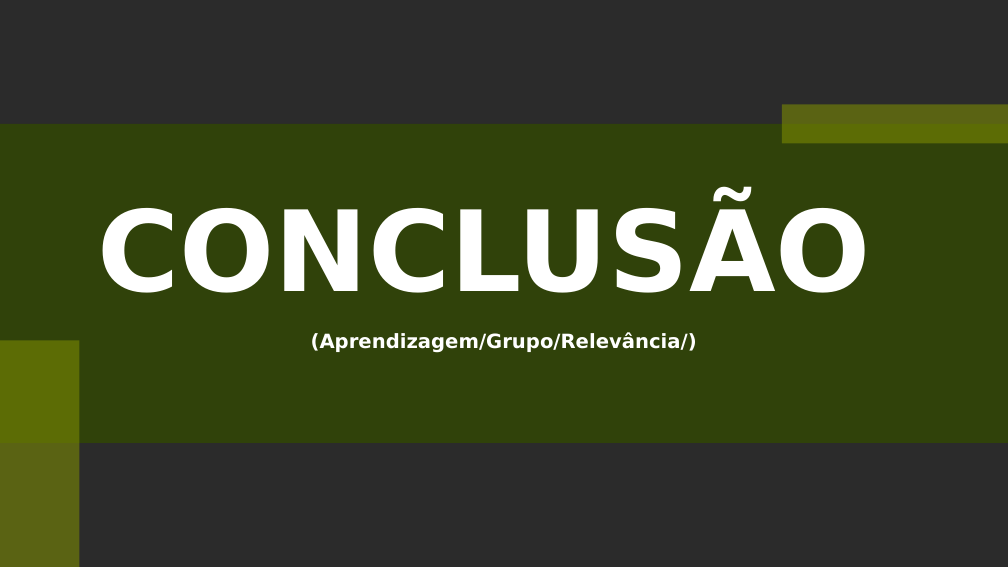
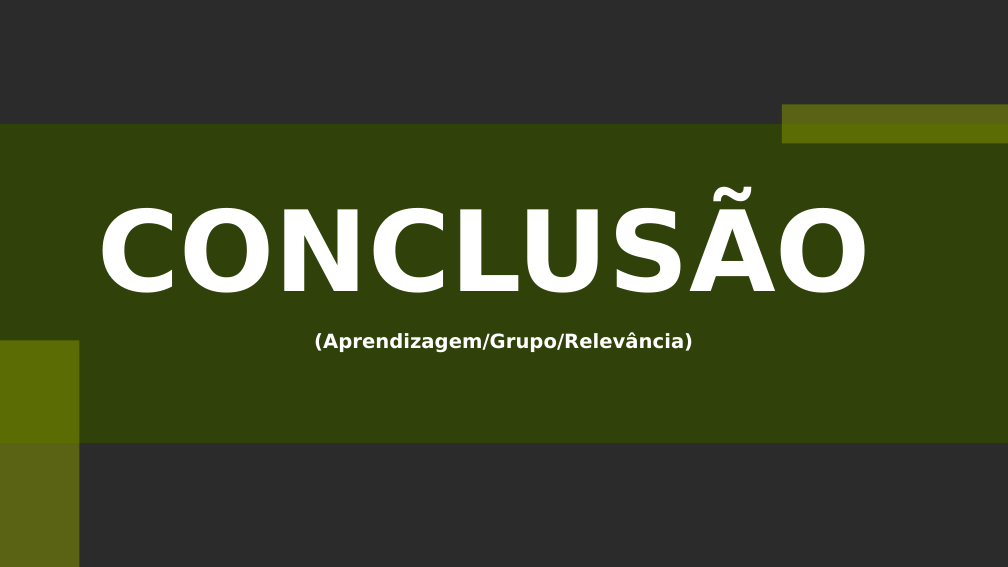
Before and after one commit to KaioZaniboni/wisoy-1, a slide deck: slide 24 of Documentos/Power Point/Sprint 3 - FINAL.pptx (slide 22 before the commit). Drawn at 1008x567 pixels with LibreOffice and Linux fonts; fonts in the diff are those of the drawing; background and template pictures are left out; a plain dark background stands for a picture behind light text. Boxes give left, top, right and bottom in pixels: in the first picture for what was removed or moved away, otherwise in the second. Text is boxed around its words. In the diff, an @@ line names an element or a change of style, - is before the commit and + after.

```diff
--- a/Documentos/Power Point/Sprint 3 - FINAL.pptx
+++ b/Documentos/Power Point/Sprint 3 - FINAL.pptx
@@ text at (x1=314, y1=332, x2=693, y2=353): text changed @@
-(Aprendizagem/Grupo/Relevância/)
+(Aprendizagem/Grupo/Relevância)
```
Also in this commit, not shown: 2 other slides changed, 3 slides added, 1 slide removed, 3 other files.
